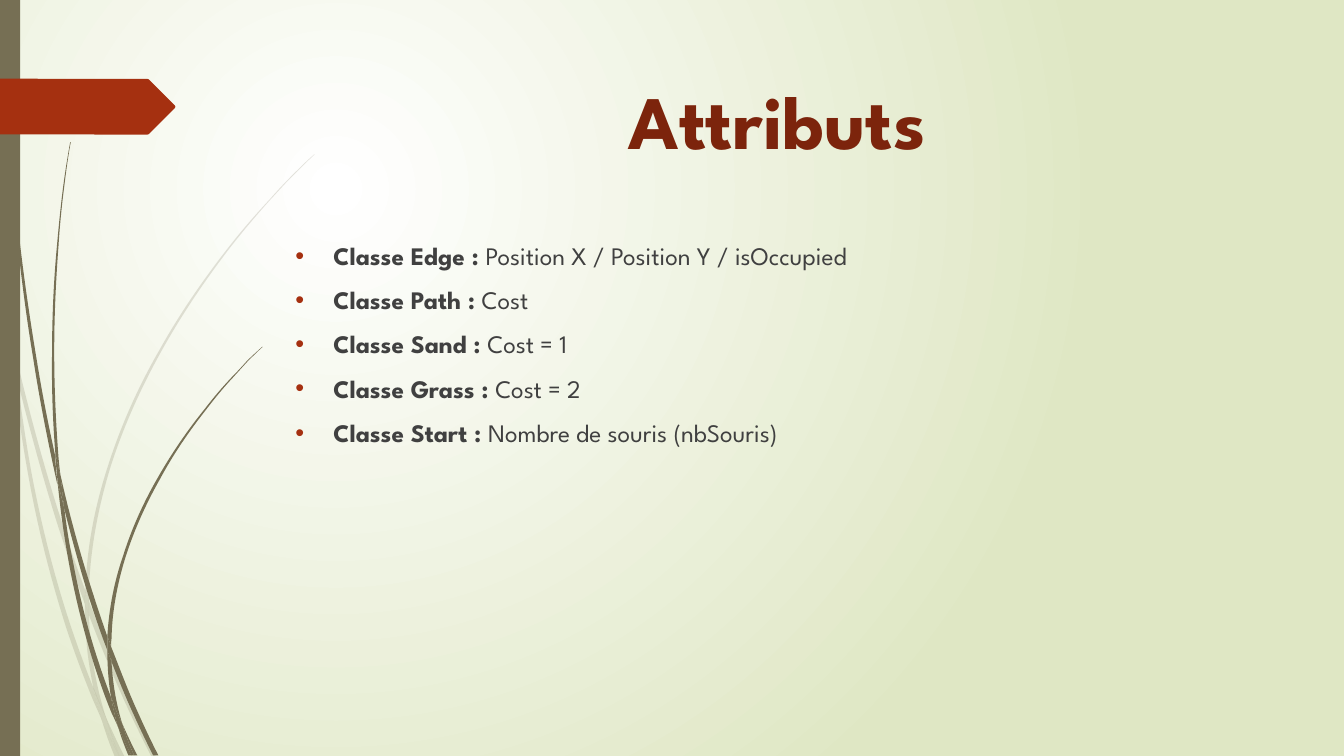
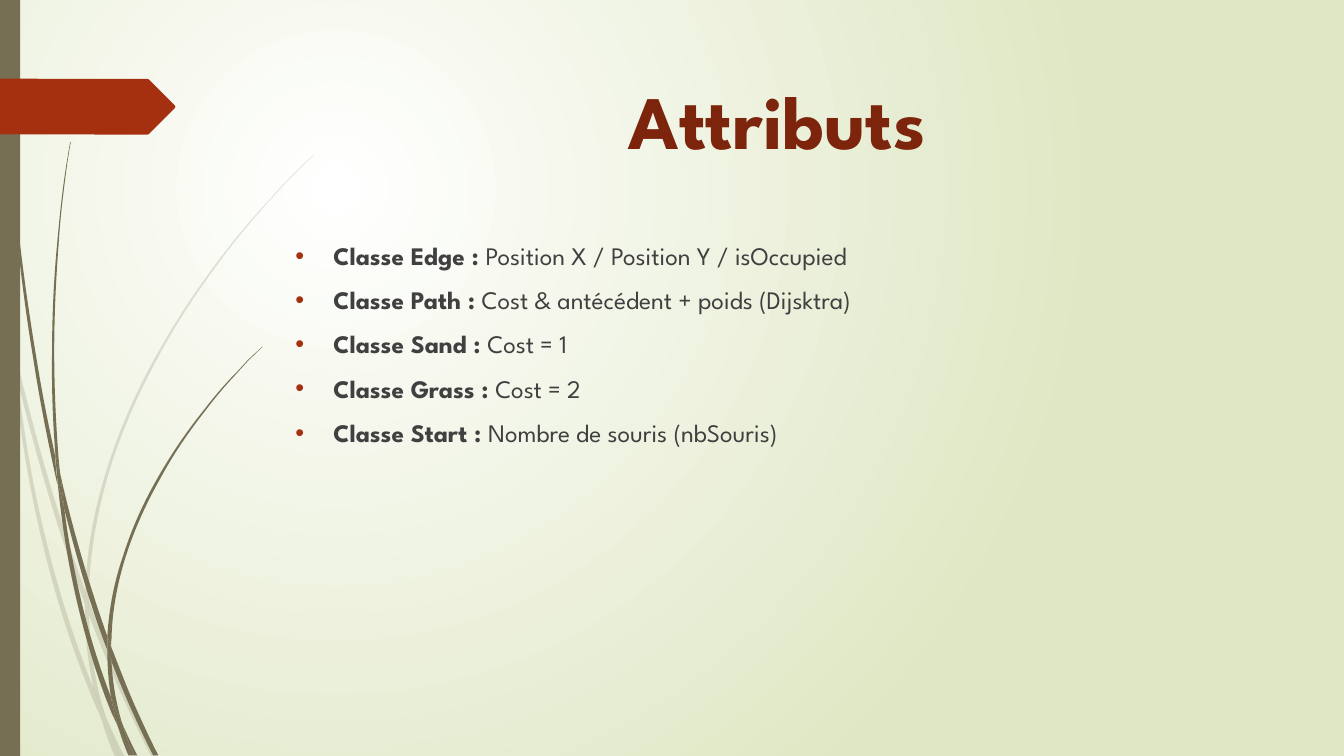
Before and after one commit to ArnaudFlaesch/CrowdSimulator, a slide deck: slide 5 of Simulateur-de-foule.pptx. Drawn at 1344x756 pixels with LibreOffice and Linux fonts; fonts in the diff are those of the drawing. Boxes give left, top, right and bottom in pixels: in the first picture for what was removed or moved away, otherwise in the second. Text is boxed around its words. In the diff, an @@ line names an element or a change of style, - is before the commit and + after.

```diff
--- a/Simulateur-de-foule.pptx
+++ b/Simulateur-de-foule.pptx
@@ text at [333,291,851,315]: text changed; bold off @@
-• Classe Path : Cost
+• Classe Path : Cost & antécédent + poids (Dijsktra)
```
Also in this commit, not shown: 6 other files.
